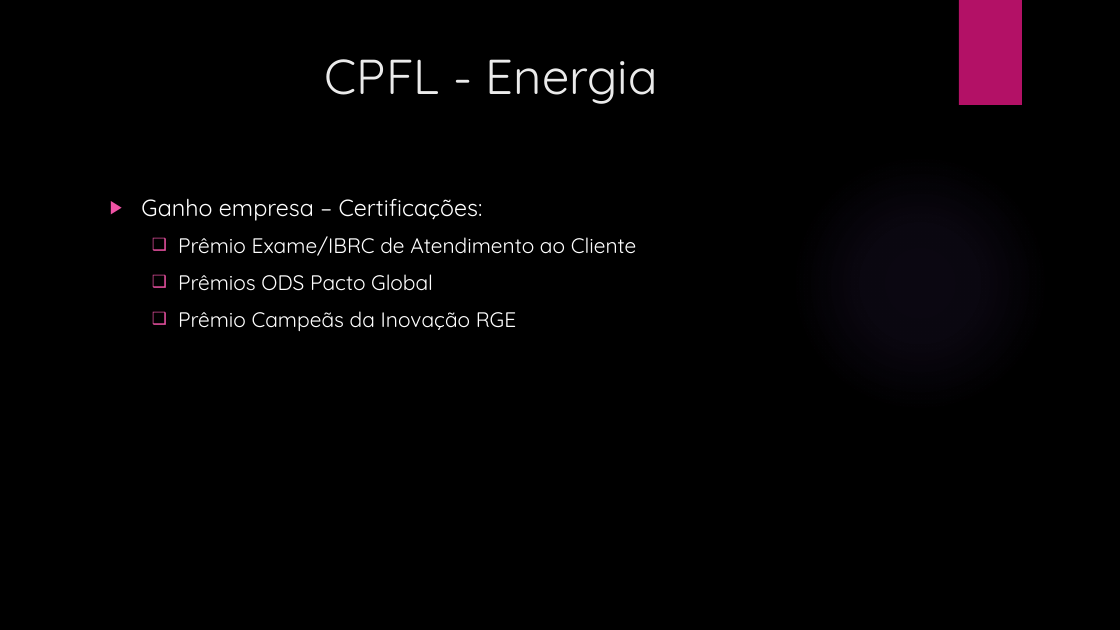
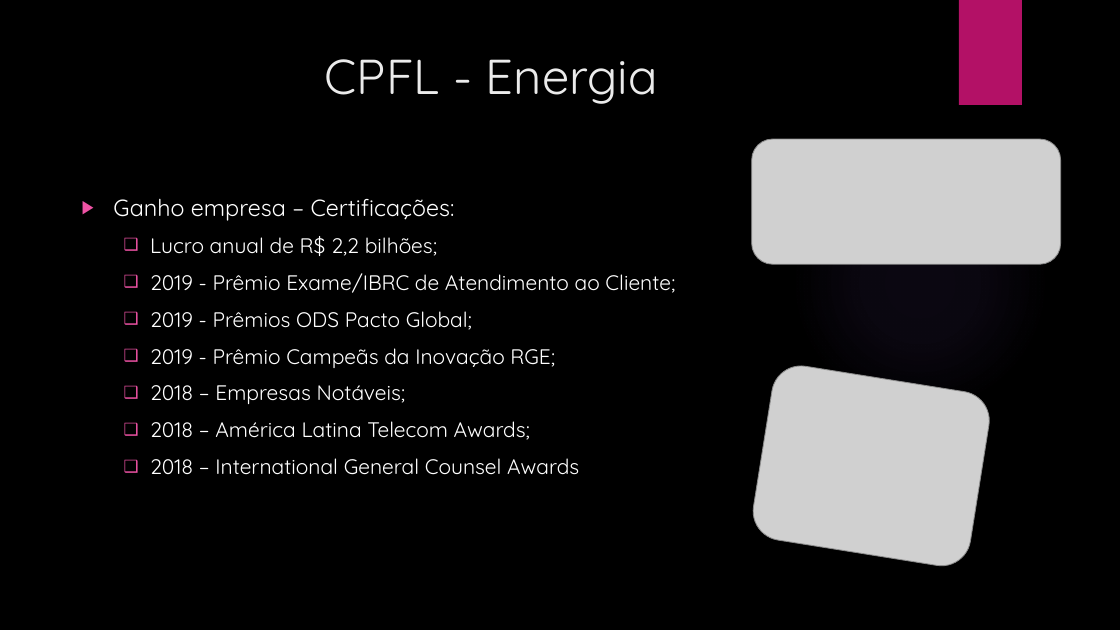
Before and after one commit to VieiraMidas/AulasEC, a slide deck: slide 5 of Ações Beneficentes de Empresas.pptx. Drawn at 1120x630 pixels with LibreOffice and Linux fonts; fonts in the diff are those of the drawing; grey boxes stand for pictures; background and template pictures are left out. Boxes give left, top, right and bottom in pixels: in the first picture for what was removed or moved away, otherwise in the second. Text is boxed around its words. In the diff, an @@ line names an element or a change of style, - is before the commit and + after.

```diff
--- a/Ações Beneficentes de Empresas.pptx
+++ b/Ações Beneficentes de Empresas.pptx
@@ picture added at (752, 139, 1061, 265) @@
@@ text "Ganho empresa – Certificações:": place and size @@
-text "Ganho empresa – Certificações:" at (141, 199, 637, 331)
+text "Ganho empresa – Certificações:" at (113, 199, 675, 475)
@@ text at (150, 236, 675, 475): text changed @@
-  ❑ Prêmio Exame/IBRC de Atendimento ao Cliente
-  ❑ Prêmios ODS Pacto Global
-  ❑ Prêmio Campeãs da Inovação RGE
+  ❑ Lucro anual de R$ 2,2 bilhões;
+  ❑ 2019 - Prêmio Exame/IBRC de Atendimento ao Cliente;
+  ❑ 2019 - Prêmios ODS Pacto Global;
+  ❑ 2019 - Prêmio Campeãs da Inovação RGE;
+  ❑ 2018 – Empresas Notáveis;
+  ❑ 2018 – América Latina Telecom Awards;
+  ❑ 2018 – International General Counsel Awards
@@ picture added at (749, 362, 993, 570) @@
```
Also in this commit, not shown: 5 other slides changed.
